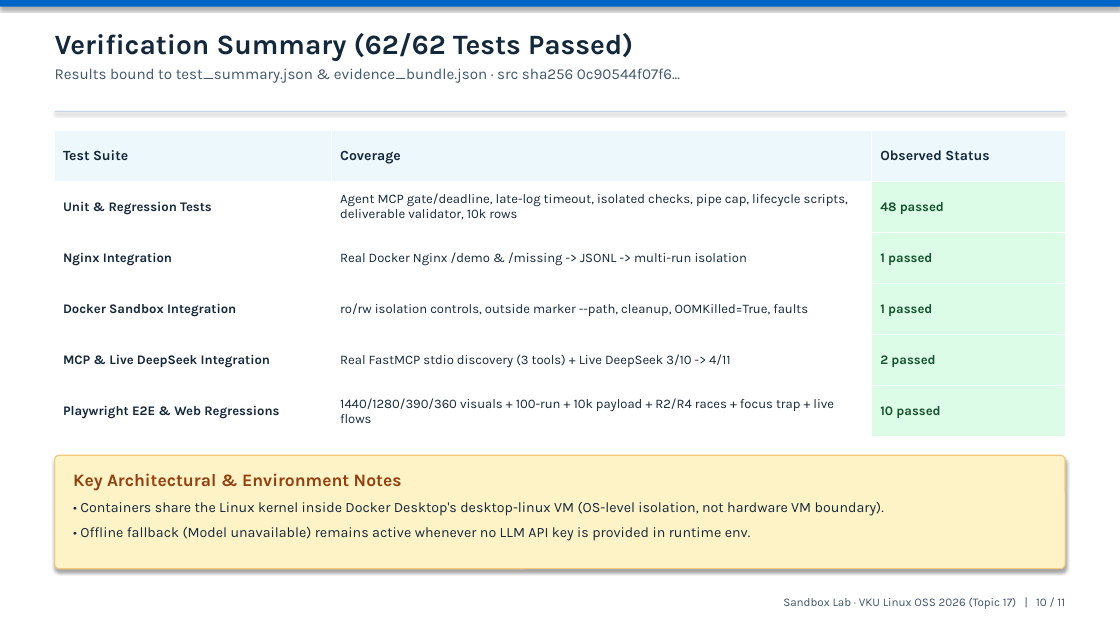
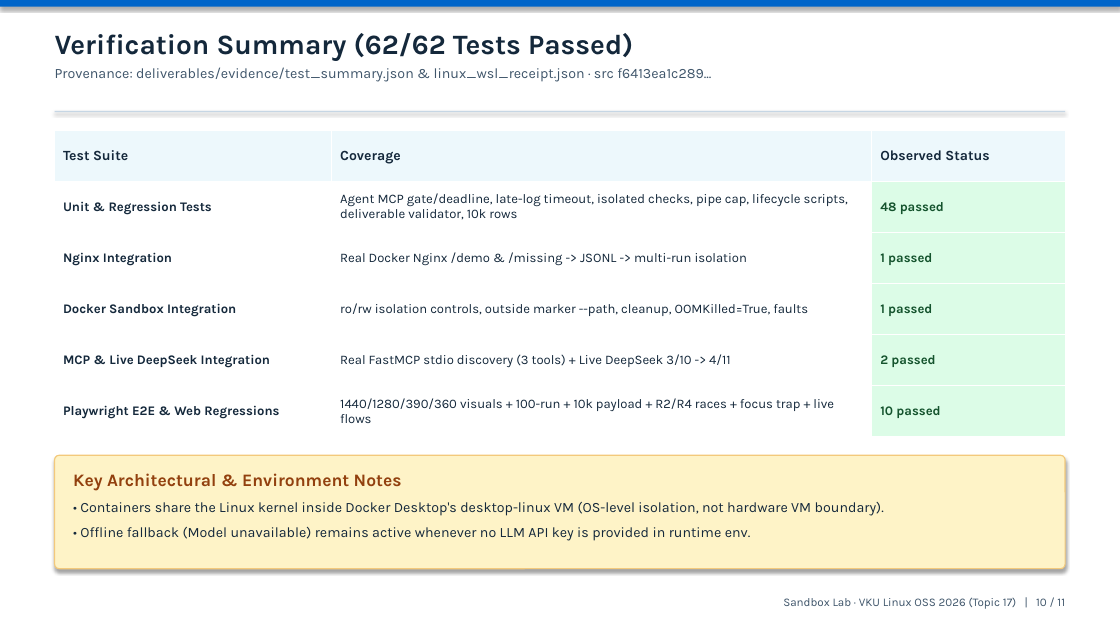
Before and after one commit to Xlinhx/MaNguonMoLinux, a slide deck: slide 10 of deliverables/slides.pptx. Drawn at 1120x630 pixels with LibreOffice and Linux fonts; fonts in the diff are those of the drawing. Boxes give left, top, right and bottom in pixels: in the first picture for what was removed or moved away, otherwise in the second. Text is boxed around its words. In the diff, an @@ line names an element or a change of style, - is before the commit and + after.

```diff
--- a/deliverables/slides.pptx
+++ b/deliverables/slides.pptx
@@ text at box(55, 67, 711, 82): text changed; size 13 to 12.2 pt @@
-Results bound to test_summary.json & evidence_bundle.json · src sha256 0c90544f07f6...
+Provenance: deliverables/evidence/test_summary.json & linux_wsl_receipt.json · src f6413ea1c289...
```
Also in this commit, not shown: 7 other slides changed, 27 other files.
